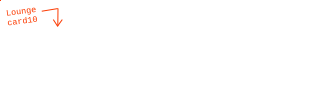
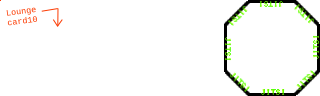
Two versions of the same layered image (320×96). Layer-by-layer changes:
added layer "Paint Layer 2(pasted)" above "Paint Layer 1" over (224, 0, 320, 96)
painted on "Paint Layer 1" over (224, 0, 320, 96)
